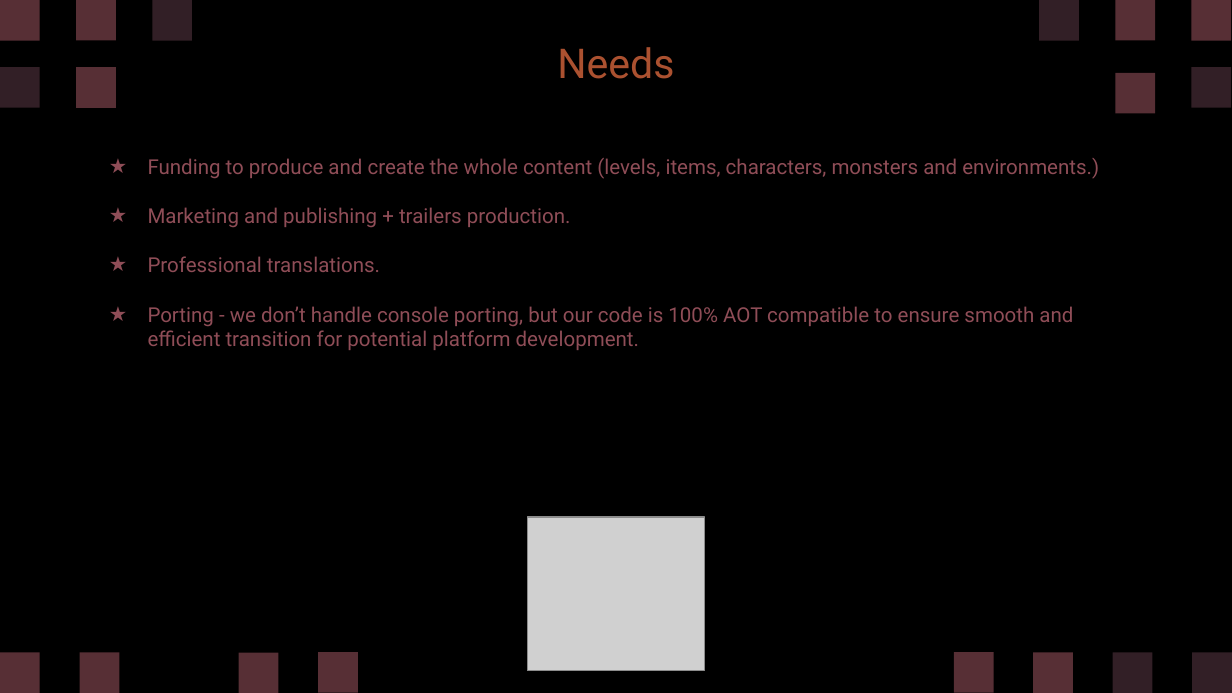
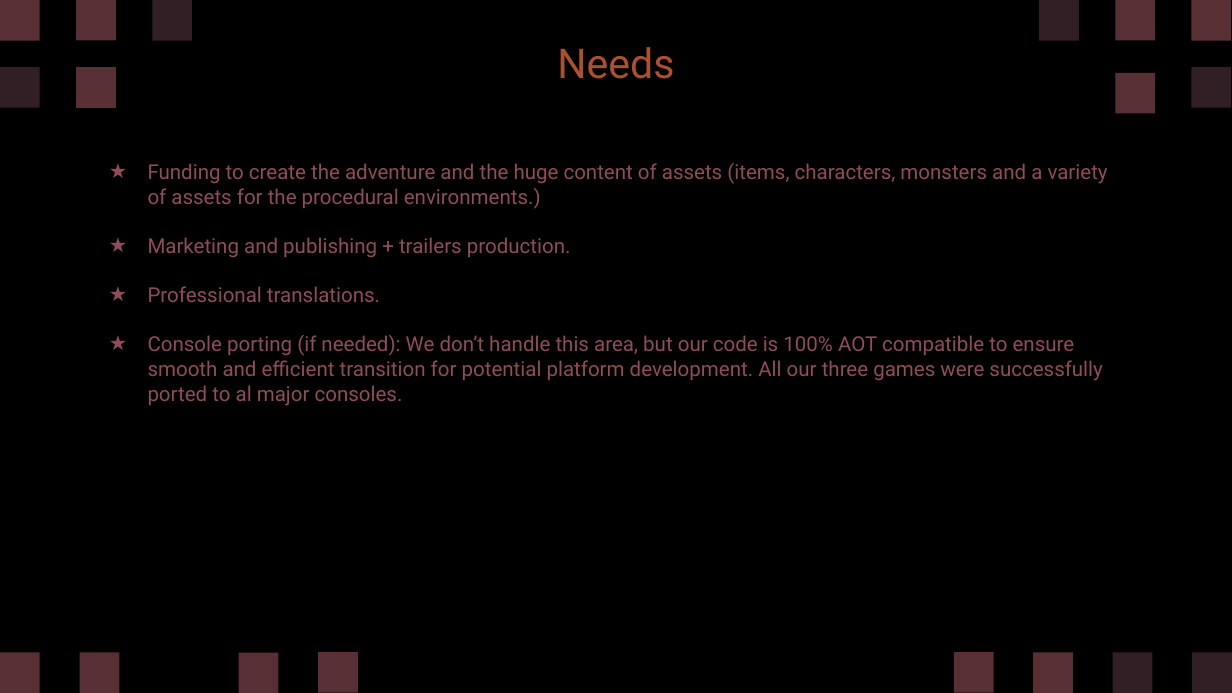
Before and after one commit to diegohcanepa/Remizione, a slide deck: slide 26 of Pitch Deck.pptx (slide 24 before the commit). Drawn at 1232x693 pixels with LibreOffice and Linux fonts; fonts in the diff are those of the drawing; grey boxes stand for pictures. Boxes give left, top, right and bottom in pixels: in the first picture for what was removed or moved away, otherwise in the second. Text is boxed around its words. In the diff, an @@ line names an element or a change of style, - is before the commit and + after.

```diff
--- a/Pitch Deck.pptx
+++ b/Pitch Deck.pptx
@@ subtitle at <box>148,163,1108,209</box>: text changed @@
-★ Funding to produce and create the whole content (levels, items, characters, monsters and environments.)
+★ Funding to create the adventure and the huge content of assets (items, characters, monsters and a variety of assets for the procedural environments.)
@@ subtitle at <box>148,335,1102,406</box>: text changed @@
-★ Porting - we don’t handle console porting, but our code is 100% AOT compatible to ensure smooth and efficient transition for potential platform development.
+★ Console porting (if needed): We don’t handle this area, but our code is 100% AOT compatible to ensure smooth and efficient transition for potential platform development. All our three games were successfully ported to al major consoles.
@@ picture removed at <box>527,517,705,671</box> @@
```
Also in this commit, not shown: 10 other slides changed, 5 slides added.
